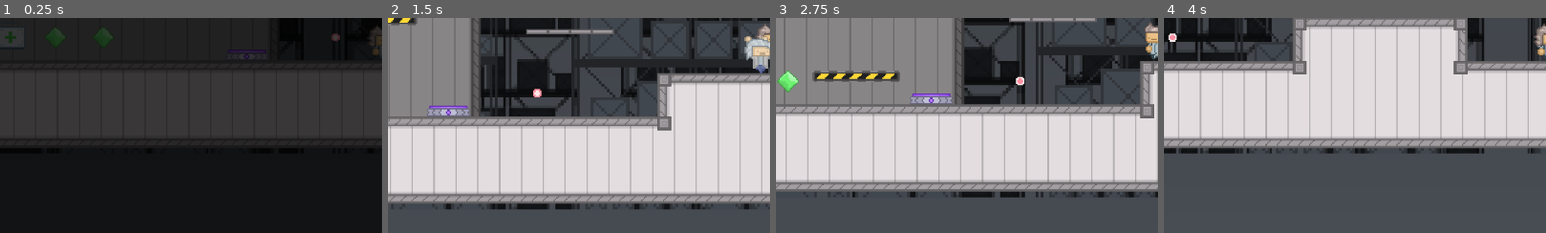
Above: before the commit, frames 1-4 (left to right).
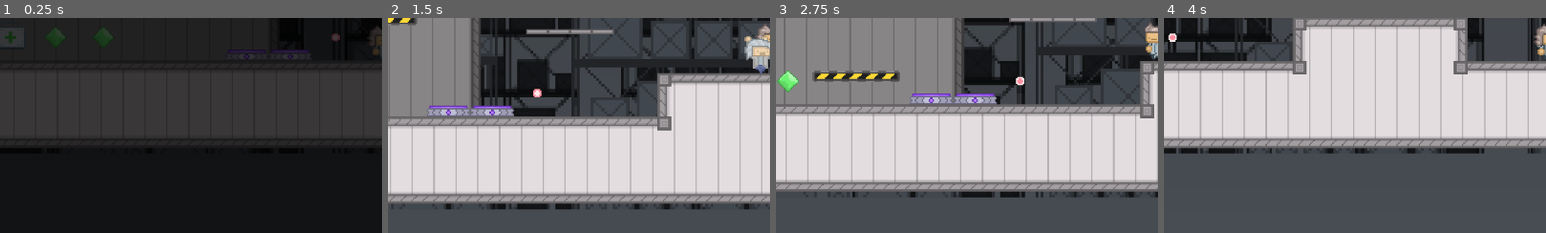
Above: after the commit, the same moments.

Repository: Brian-Magnuson/lab_escape_gd
Game: Godot game, scene res://scenes/level_0.tscn
Two runs of this game, one before a commit and one after it. Both use one fixed random seed, a clock stepped at 60 frames per second and the inputs below.
Inputs (mouse positions are % of the whole screen's width and height, from its top left):
- Up to frame 1 (0.25 s): no input
- Up to frame 2 (1.5 s): move the mouse to (72, 45) at 0.52 s; hold D (move_right) from 0.53 s (still down); tap E (interact) at 0.6 s; tap Space (jump) at 0.77 s; move the mouse to (30, 55) at 1.27 s; click (30, 55) at 1.35 s
- Up to frame 3 (2.75 s): tap Space (jump) at 1.52 s; tap E (interact) at 1.55, 2.1 s; move the mouse to (60, 28) at 2.02 s; release D (move_right) at 2.03 s; hold A (move_left) from 2.03 s (still down)
- Up to frame 4 (4 s): move the mouse to (45, 70) at 2.77 s; release A (move_left) at 2.78 s; hold D (move_right) from 2.78 s (still down); tap E (interact) at 2.85, 3.8 s; tap Space (jump) at 3.02, 3.77 s; move the mouse to (80, 65) at 3.52 s; press the mouse at (80, 65) at 3.53 s
The pictures show only the part of the screen within x 0-50%, y 44-94%; the shares and areas given below are measured in that part.

The runs differ from the first frame. In frame 1, 0.3% of the frame differs, in the area x 70-82%, y 14-20%; in frame 2, 0.6%, in the area x 21-33%, y 40-46%; in frame 3, 0.6%; in frame 4, nothing differs.

Commit message:
Add teleporter pair

Diff:
--- a/scenes/level_0.tscn
+++ b/scenes/level_0.tscn
@@ -19,7 +19,7 @@
 [ext_resource type="PackedScene" uid="uid://dfw8bn381rsyv" path="res://scenes/blue_potion.tscn" id="12_0kblh"]
 [ext_resource type="PackedScene" uid="uid://b82vu7iyk8vtu" path="res://scenes/guard.tscn" id="14_g4v4n"]
 [ext_resource type="PackedScene" uid="uid://c20mq3kn18dwh" path="res://scenes/bullet.tscn" id="15_qj06y"]
-[ext_resource type="PackedScene" uid="uid://ca2i2in4p0qp5" path="res://scenes/teleporter.tscn" id="20_36cfx"]
+[ext_resource type="PackedScene" uid="uid://cv5a0kc0mry3d" path="res://scenes/teleporter_pair.tscn" id="20_36cfx"]
 
 [sub_resource type="Gradient" id="Gradient_44yx7"]
 colors = PackedColorArray(0.223529, 0.239216, 0.258824, 1, 0.309804, 0.329412, 0.356863, 1)
@@ -748,10 +748,11 @@
 [node name="Bullet" parent="." instance=ExtResource("15_qj06y")]
 position = Vector2(200, 495)
 
-[node name="Teleporter" parent="." node_paths=PackedStringArray("teleport_target") instance=ExtResource("20_36cfx")]
-position = Vector2(135, 490)
-teleport_target = NodePath(".")
+[node name="TeleporterPair" parent="." instance=ExtResource("20_36cfx")]
+position = Vector2(151, 490)
 
 [connection signal="health_updated" from="Player" to="UserInterface" method="_on_player_health_updated"]
 [connection signal="player_died" from="Player" to="UserInterface" method="_on_player_player_died"]
 [connection signal="score_updated" from="Player" to="UserInterface" method="_on_player_score_updated"]
+
+[editable path="TeleporterPair"]
--- /dev/null
+++ b/scenes/teleporter_pair.tscn
@@ -0,0 +1,13 @@
+[gd_scene load_steps=2 format=3 uid="uid://cv5a0kc0mry3d"]
+
+[ext_resource type="PackedScene" uid="uid://ca2i2in4p0qp5" path="res://scenes/teleporter.tscn" id="1_pva0x"]
+
+[node name="TeleporterPair" type="Node2D"]
+
+[node name="TeleporterA" parent="." node_paths=PackedStringArray("teleport_target") instance=ExtResource("1_pva0x")]
+position = Vector2(-16, 0)
+teleport_target = NodePath("../TeleporterB")
+
+[node name="TeleporterB" parent="." node_paths=PackedStringArray("teleport_target") instance=ExtResource("1_pva0x")]
+position = Vector2(16, 0)
+teleport_target = NodePath("../TeleporterA")
--- a/scenes/teleporter.gd
+++ b/scripts/teleporter.gd
@@ -5,4 +5,4 @@
 func _physics_process(_delta: float) -> void:
 	for body in $TeleportRegion.get_overlapping_bodies():
 		if body.is_in_group("player") and Input.is_action_just_pressed("interact"):
-			body.position = teleport_target.position
+			body.global_position = teleport_target.global_position
Renamed: scenes/teleporter.gd.uid -> scripts/teleporter.gd.uid
